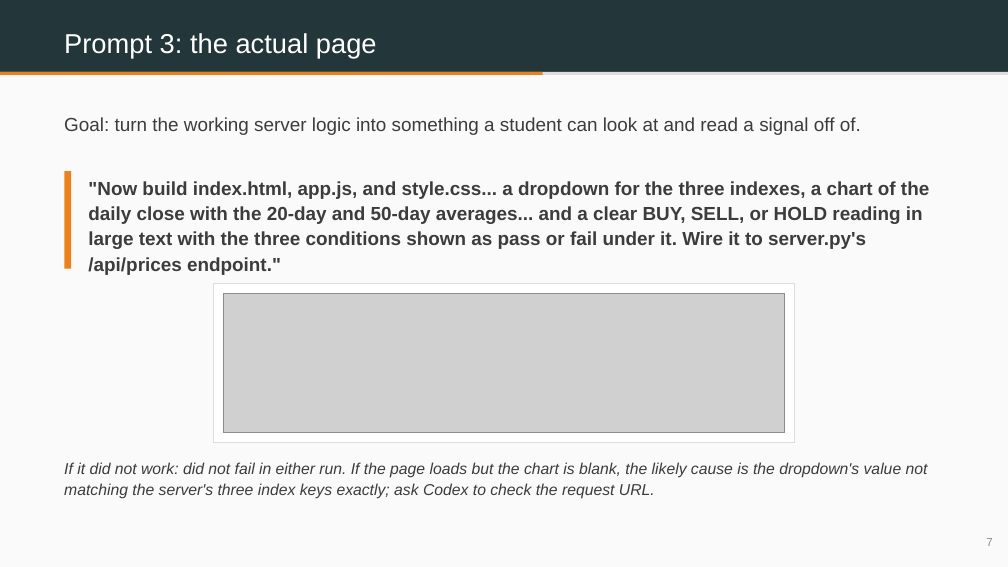
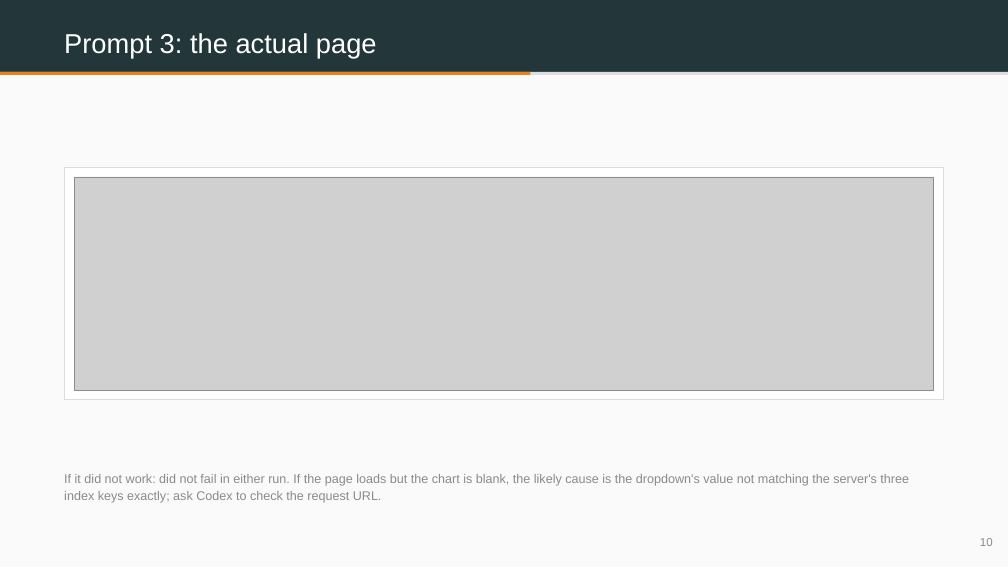
Before and after one commit to benjiesotelo-sudo/Telos_FIN1209, a slide deck: slide 10 of special-lecture/FIN1209-Special-Lecture-3-BuildIt-Student-Edition.pptx (slide 7 before the commit). Drawn at 1008x567 pixels with LibreOffice and Linux fonts; fonts in the diff are those of the drawing; grey boxes stand for pictures. Boxes give left, top, right and bottom in pixels: in the first picture for what was removed or moved away, otherwise in the second. Text is boxed around its words. In the diff, an @@ line names an element or a change of style, - is before the commit and + after.

```diff
--- a/special-lecture/FIN1209-Special-Lecture-3-BuildIt-Student-Edition.pptx
+++ b/special-lecture/FIN1209-Special-Lecture-3-BuildIt-Student-Edition.pptx
@@ rectangle: place and size @@
-rectangle at (0,72,543,75)
+rectangle at (0,72,531,75)
@@ text removed at (64,117,861,135) @@
-Goal: turn the working server logic into something a student can look at and read a signal off of.
@@ rectangle: place and size @@
-rectangle at (214,284,795,442)
+rectangle at (64,167,944,400)
@@ rectangle removed at (64,171,71,268) @@
@@ picture: place and size @@
-picture at (224,293,785,433)
+picture at (74,177,934,390)
@@ text removed at (88,181,929,275) @@
-"Now build index.html, app.js, and style.css... a dropdown for the three indexes, a chart of the daily close with the 20-day and 50-day averages... and a clear BUY, SELL, or HOLD reading in large text with the three conditions shown as pass or fail under it. Wire it to server.py's /api/prices endpoint."
@@ text "If it did not work: ...": place and size @@
-text "If it did not work: ..." at (64,462,928,499)
+text "If it did not work: ..." at (64,474,909,503)
@@ text "If it did not work: ..." at (64,474,909,503): size 15 to 12 pt, text colour #3C3C3C to #8A8A8A, italic off; line spacing 1.12 to 1.15 @@
@@ text at (980,538,993,546): text changed @@
-7
+10
```
Also in this commit, not shown: 9 other slides changed, 7 slides added, 1 slide removed, 7 other files.
